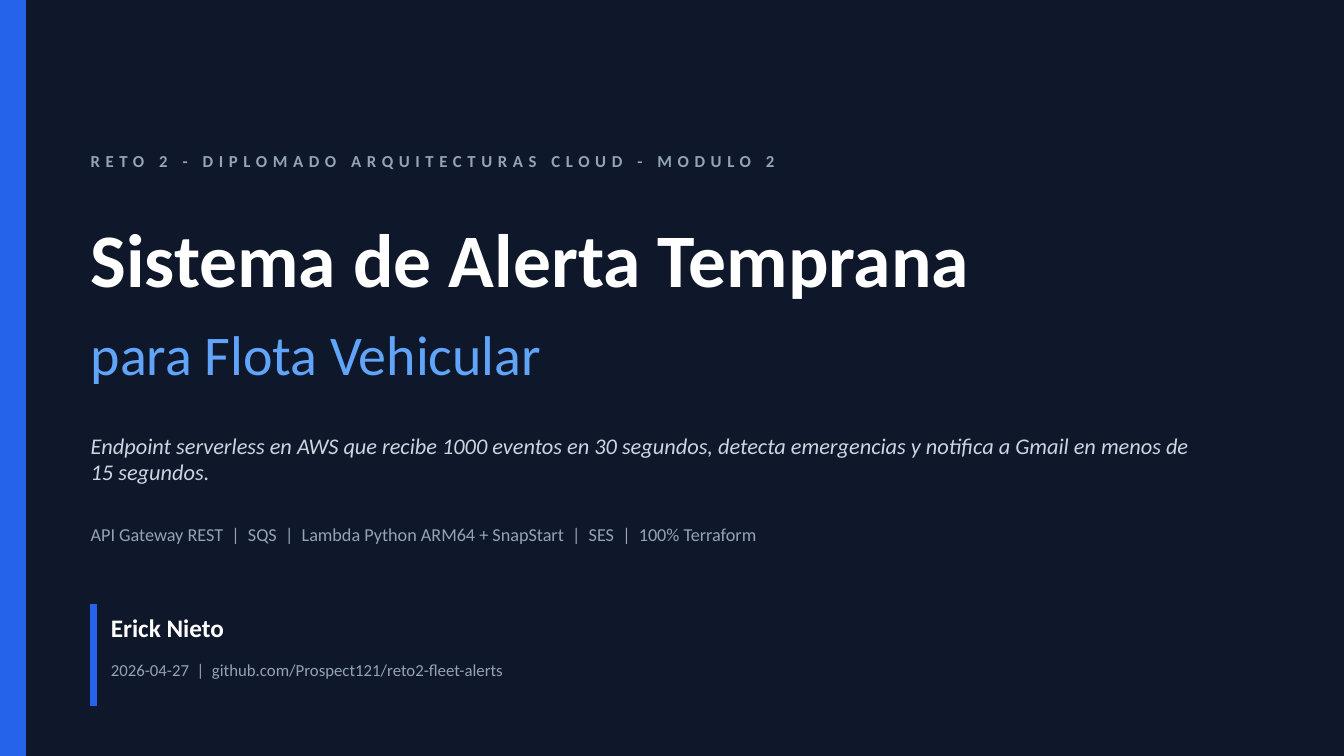
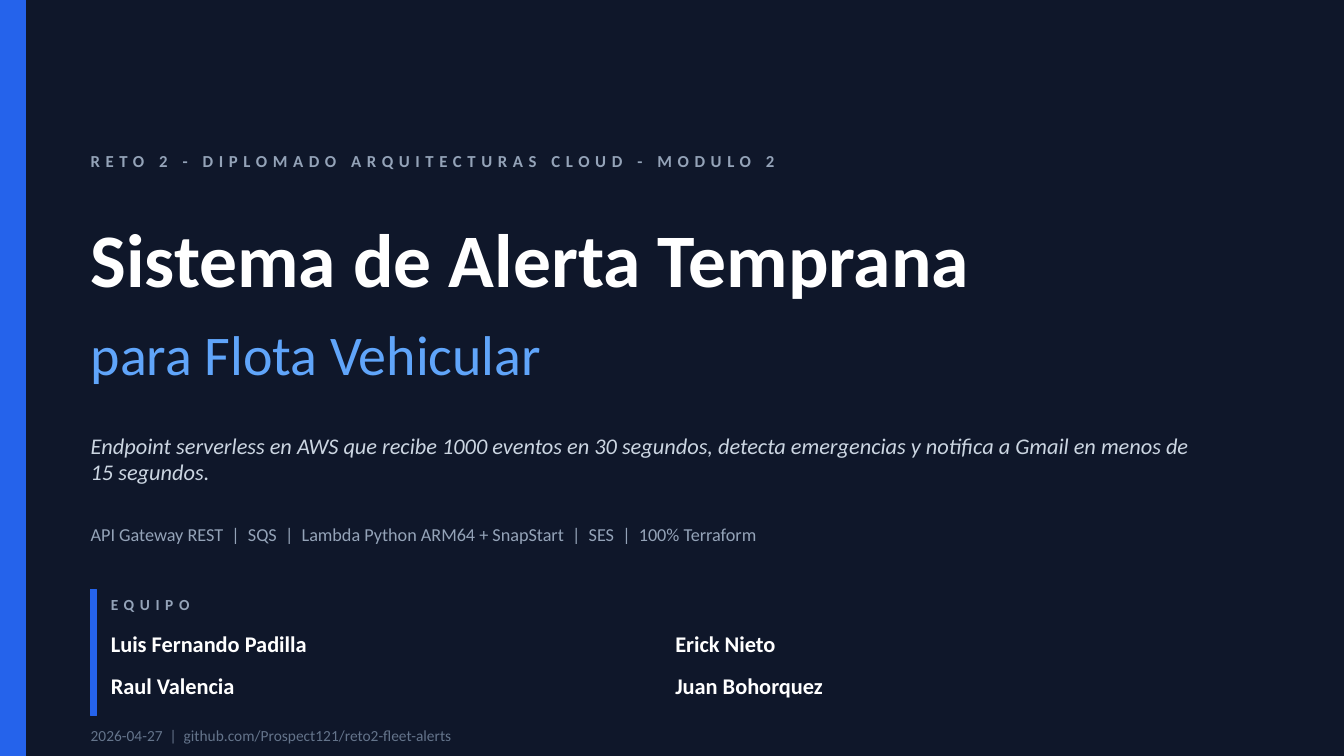
Before and after one commit to Prospect121/reto2-fleet-alerts, a slide deck: slide 1 of docs/Reto2-Presentacion.pptx. Drawn at 1344x756 pixels with LibreOffice and Linux fonts; fonts in the diff are those of the drawing. Boxes give left, top, right and bottom in pixels: in the first picture for what was removed or moved away, otherwise in the second. Text is boxed around its words. In the diff, an @@ line names an element or a change of style, - is before the commit and + after.

```diff
--- a/docs/Reto2-Presentacion.pptx
+++ b/docs/Reto2-Presentacion.pptx
@@ rectangle resized from (x1=91, y1=605, x2=97, y2=706) to (x1=91, y1=590, x2=97, y2=716) @@
@@ text added at (x1=111, y1=600, x2=190, y2=612), 11 pt, text #94A3B8, bold @@
+EQUIPO
@@ text "Erick Nieto" moved from (x1=111, y1=619, x2=224, y2=637) to (x1=675, y1=636, x2=776, y2=652) @@
@@ text "Erick Nieto" at (x1=675, y1=636, x2=776, y2=652): size 18 to 16 pt @@
@@ text added at (x1=111, y1=636, x2=307, y2=652), 16 pt, text #FFFFFF, bold @@
+Luis Fernando Padilla
@@ text added at (x1=111, y1=678, x2=235, y2=694), 16 pt, text #FFFFFF, bold @@
+Raul Valencia
@@ text added at (x1=675, y1=678, x2=823, y2=698), 16 pt, text #FFFFFF, bold @@
+Juan Bohorquez
@@ text "2026-04-27 | github.com/Prospect121/reto2-fleet-alerts" moved from (x1=111, y1=664, x2=503, y2=679) to (x1=91, y1=730, x2=452, y2=744) @@
@@ text "2026-04-27 | github.com/Prospect121/reto2-fleet-alerts" at (x1=91, y1=730, x2=452, y2=744): size 12 to 11 pt, text colour #94A3B8 to #64748B @@
```
Also in this commit, not shown: 8 other slides changed, 3 other files.
